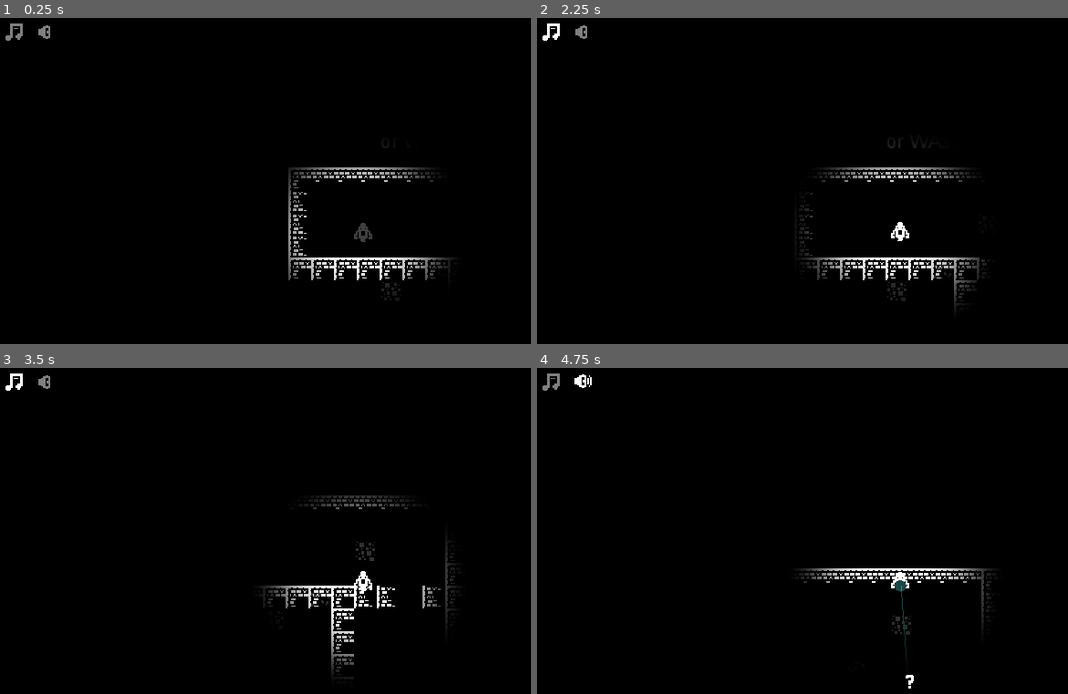
Above: before the commit, frames 1-4 (two rows, left to right).
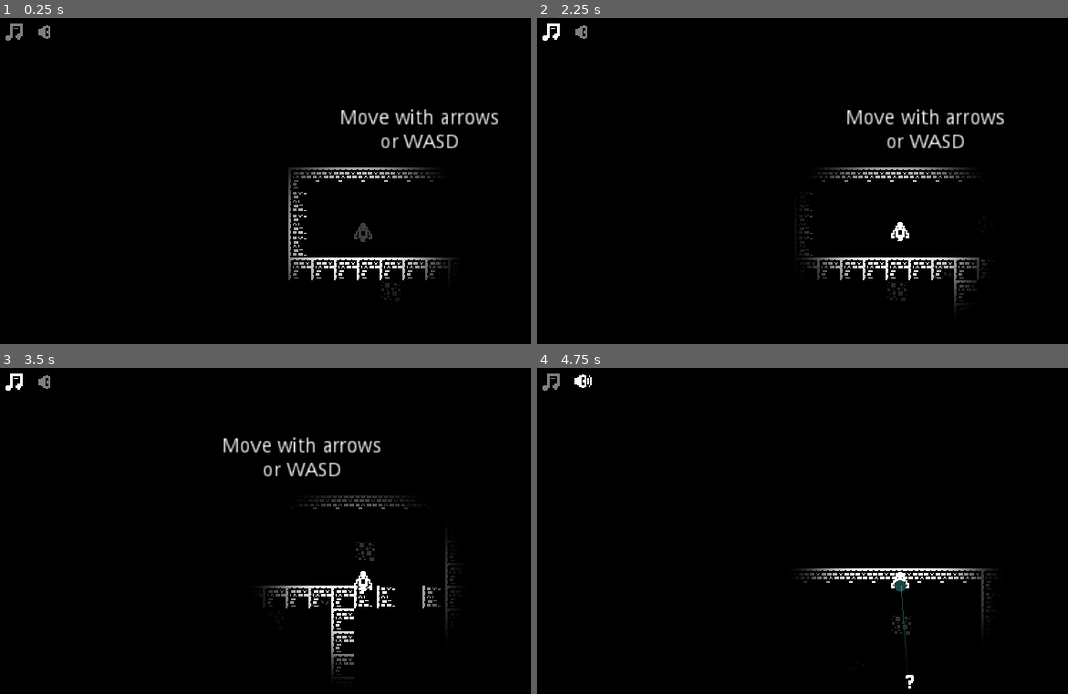
Above: after the commit, the same moments.

Repository: skarnl/miziziz-game-jam-2020
Game: Godot game, scene res://game/tutorial.tscn
The game is run twice, just before and just after one commit, with the same random seed, the same clock (stepped at 60 frames per second) and the same inputs. This scene is started directly instead of the project's main scene. Sound files missing from this copy of the repository are replaced by a short silence.
Inputs (mouse positions are in pixels of both pictures, inside the frame that each line leads up to):
- Up to frame 1 (0.25 s): no input
- Up to frame 2 (2.25 s): click (584, 34) at 0.5 s; click (552, 34) at 1.25 s; tap Enter at 2 s; hold Right (ui_right) from 2.03 s (still down); hold Space (attack) from 2.03 s (still down)
- Up to frame 3 (3.5 s): release Right (ui_right) at 2.78 s; release Space (attack) at 2.78 s; hold Down (ui_down) from 2.78 s (still down); tap E (possess) at 2.85 s
- Up to frame 4 (4.75 s): tap R (restart) at 3.5 s; release Down (ui_down) at 3.53 s; hold Right (ui_right) 3.53-4.28 s; hold Space (attack) 3.53-4.28 s; hold Up (ui_up) from 4.28 s (still down); tap E (possess) at 4.35 s

The runs differ from the first frame. In frame 1, 0.9% of the frame differs, in the area x 64-94%, y 27-40%; in frame 2, 0.9%; in frame 3, 0.9%; in frame 4, nothing differs.

Commit message:
Make texts not react by light

Diff:
--- a/game/tutorial.tscn
+++ b/game/tutorial.tscn
@@ -7,6 +7,9 @@
 [ext_resource path="res://walls.tres" type="TileSet" id=5]
 [ext_resource path="res://doors.tres" type="TileSet" id=6]
 [ext_resource path="res://entities/world/EndOfLevel.tscn" type="PackedScene" id=7]
+
+[sub_resource type="CanvasItemMaterial" id=1]
+light_mode = 1
 
 [node name="Game" type="Node2D"]
 script = ExtResource( 2 )
@@ -35,7 +38,7 @@
 collision_layer = 4
 collision_mask = 31
 format = 1
-tile_data = PoolIntArray( -393220, 536870916, 0, -393219, 0, 65536, 983046, 0, 131073, 983047, 0, 131073, 98 …(195 unchanged characters)…
+tile_data = PoolIntArray( 983046, 0, 131073, 983047, 0, 131073, 98 …(195 unchanged characters)…
 
 [node name="walls" type="TileMap" parent="."]
 tile_set = ExtResource( 5 )
@@ -95,6 +98,7 @@
 rotation = 0.0021113
 
 [node name="Label" type="Label" parent="."]
+material = SubResource( 1 )
 margin_left = -675.363
 margin_top = 22.8661
 margin_right = -484.363
@@ -107,6 +111,7 @@
 }
 
 [node name="Label2" type="Label" parent="."]
+material = SubResource( 1 )
 margin_left = -9.04849
 margin_top = 39.4258
 margin_right = 190.952
@@ -118,6 +123,7 @@
 }
 
 [node name="Label3" type="Label" parent="."]
+material = SubResource( 1 )
 margin_left = -219.541
 margin_top = 346.185
 margin_right = -19.5411
@@ -129,6 +135,7 @@
 }
 
 [node name="Label4" type="Label" parent="."]
+material = SubResource( 1 )
 margin_left = -10.4853
 margin_top = 213.998
 margin_right = 189.515
Not shown: 1 places in game/tutorial.tscn that only renumber resources
